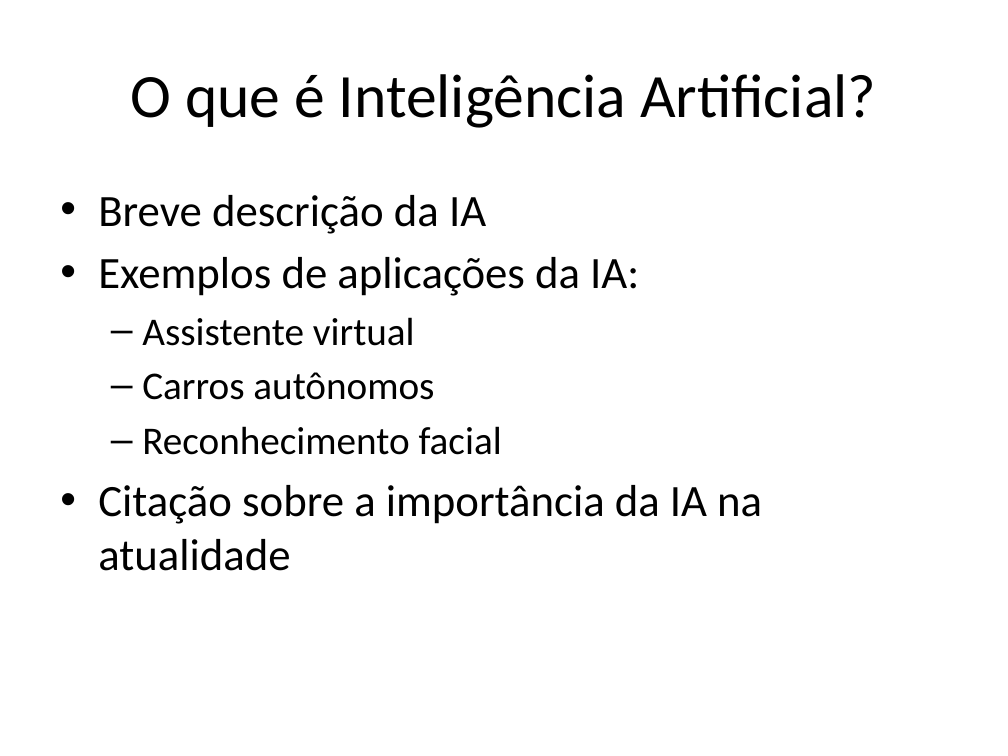
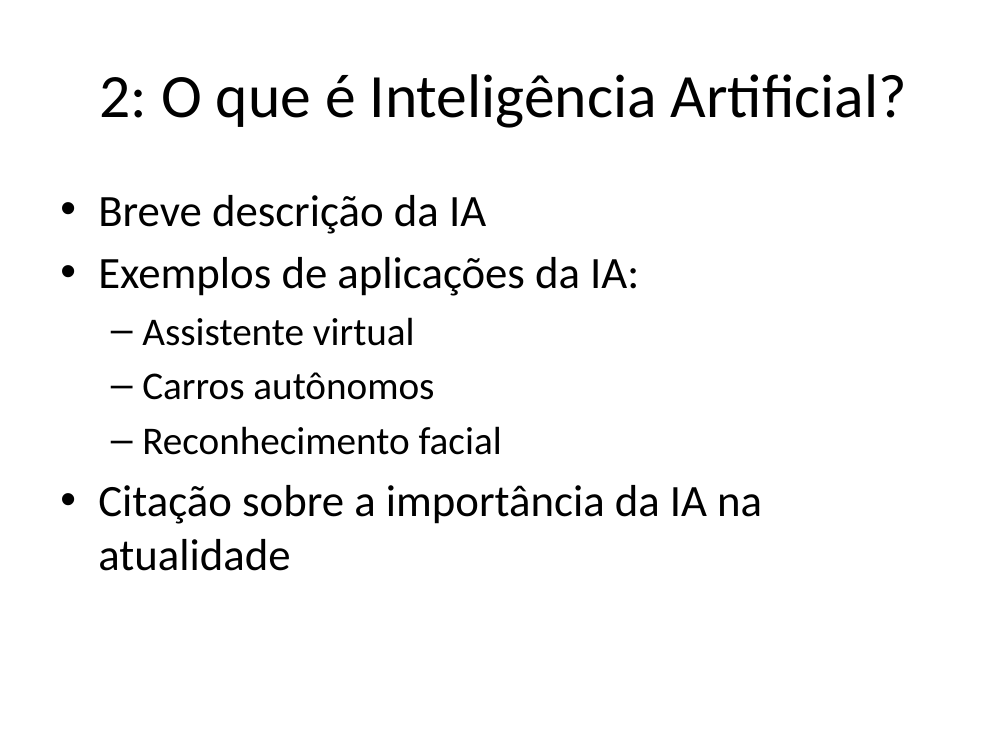
Before and after one commit to lcdlemos/EstagioNutes, a slide deck: slide 2 of Slides/auto_apresentacao.pptx. Drawn at 1008x756 pixels with LibreOffice and Linux fonts; fonts in the diff are those of the drawing. Boxes give left, top, right and bottom in pixels: in the first picture for what was removed or moved away, otherwise in the second. Text is boxed around its words. In the diff, an @@ line names an element or a change of style, - is before the commit and + after.

```diff
--- a/Slides/auto_apresentacao.pptx
+++ b/Slides/auto_apresentacao.pptx
@@ title at <box>100,74,907,128</box>: text changed @@
-O que é Inteligência Artificial?
+2: O que é Inteligência Artificial?
```
Also in this commit, not shown: 5 other slides changed, 13 other files.
